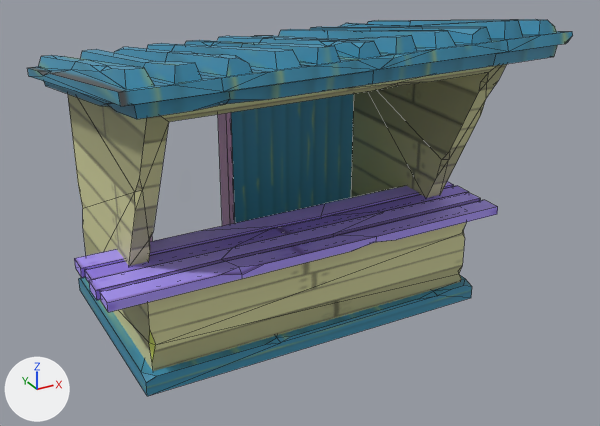
A saved change to the FBX model Assets/Content/Cleaning/Models/BeachShop_01.fbx.
Camera for both pictures: a 50 mm lens placed at (42.88, -8.69, 4.73), pointed at (46.78, -1.61, 1.18). Lighting does not change. The marker at lower left points along +X, +Y and +Z. The first picture is the older version. Mesh edges are drawn as thin lines. Where no turn or scale is listed for an object, it has been applied to the vertices.

The first picture shows 'SM_Bld_Beach_Shop_01'.
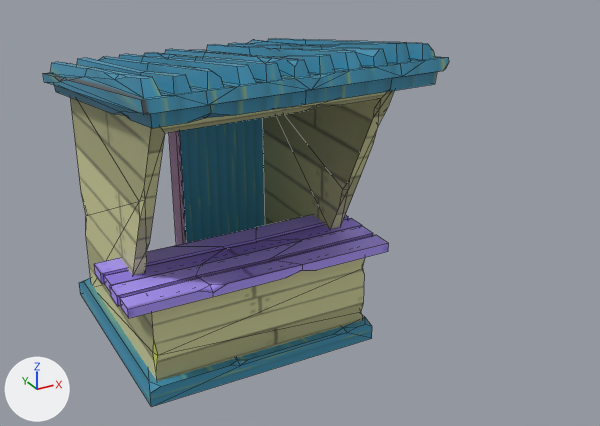
Location of each change, [x1, y1, x2, y2] in pixels of the pictures (600 x 426 px; the box of a moved part takes in the faces that stretch with it):
'SM_Bld_Beach_Shop_01', reshaped, moved (26% narrower)
    before: [27, 19, 573, 396]
    after: [43, 38, 449, 407]
part 1 of me_mesh_022, moved or reshaped
    before: [68, 64, 507, 371]
    after: [70, 91, 394, 381]
part 2 of me_mesh_022, moved or reshaped
    before: [74, 181, 498, 312]
    after: [94, 215, 389, 318]
part 3 of me_mesh_022, moved or reshaped
    before: [27, 19, 573, 119]
    after: [43, 38, 449, 128]
part 4 of me_mesh_022, moved or reshaped
    before: [78, 275, 472, 396]
    after: [79, 278, 372, 407]

The edits, one by one:
me_mesh_022 is used by ob_sm_bld_beach_shop_01; location (44.892, 0.0, 0.0).
me_mesh_022 had 489 vertices, 490 faces and spanned x -0.43..4.1, y -3.01..0.32, z -0.09..3.26.
me_mesh_022 now has 489 vertices, 490 faces and spans x -0.16..2.65, y -3.3..0.02, z -0.05..3.3.
me_mesh_022 part 1: the loose piece of 97 vertices spanning x 0.0..3.75, y -2.56..0.18, z 0.05..2.86 is scaled about its middle by (0.622, 1, 1), then moved by (-0.6, -0.3, 0.04).
me_mesh_022 part 2: the loose piece of 94 vertices spanning x -0.43..4.1, y -2.22..-1.22, z 0.93..1.04 is scaled about its middle by (0.622, 1, 1), then moved by (-0.59, -0.3, 0.04).
me_mesh_022 part 3: the loose piece of 264 vertices spanning x -0.35..4.1, y -3.01..0.32, z 2.41..3.26 is scaled about its middle by (0.622, 1, 1), then moved by (-0.6, -0.3, 0.04).
me_mesh_022 part 4: 34 of 489 vertices moved; they spanned x -0.11..3.84, y -2.2..0.2, z -0.09..0.11 and now span x 0.0..2.5, y -2.5..0.0, z -0.05..0.15; mean shift (-0.66, -0.25, 0.04); largest move (3.84, 0.05, 0.11) -> (2.49, -0.24, 0.15).
Object 'SM_Bld_Beach_Shop_01' (ob_sm_bld_beach_shop_01) moves from (44.892, 0.0, 0.0) to (44.786, 0.196, -0.093).
